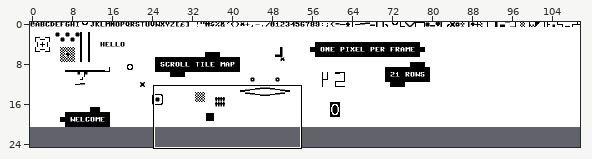
An edit to a level. Tiled map, resources/tile-map.tmx. The picture above shows the old version from afar; the outline marks the close-up.
Close-up. As it was:
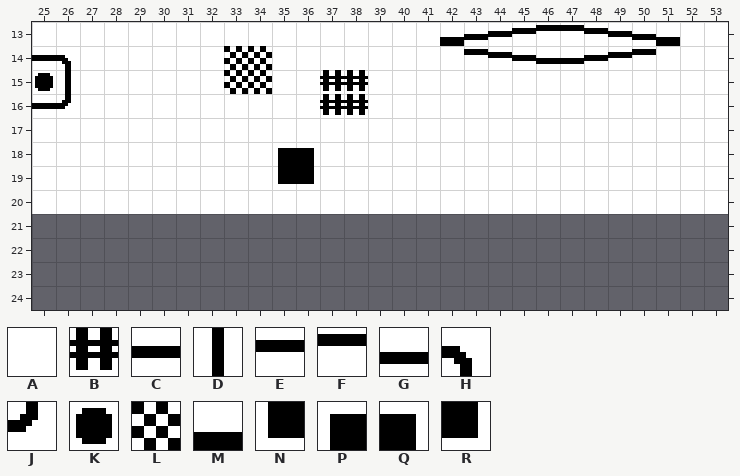
Cells are 8x8 px. Shown: x 25..53, y 13..24. The commit also changed other parts of the map, which this record leaves out. The old version is drawn lined up with the new one.
Key: from "charset-1": A 32, B 35, C 64, D 66, E 68, F 69, G 70, H 73, J 75, K 81, L 102, M 121, N 204, P 207, Q 208, R 250.
_ is an empty cell.
Layer "Tile Layer 1" before, first column x 25:
13 AAAAAAAAAAAAAAAAAMGCEFFECGMAA
14 CHAAAAAALLAAAAAAAAFECGGCEFAAA
15 KDAAAAAALLAABBAAAAAAAAAAAAAAA
16 CJAAAAAAAAAABBAAAAAAAAAAAAAAA
17 AAAAAAAAAAAAAAAAAAAAAAAAAAAAA
18 AAAAAAAAAAPQAAAAAAAAAAAAAAAAA
19 AAAAAAAAAANRAAAAAAAAAAAAAAAAA
20 AAAAAAAAAAAAAAAAAAAAAAAAAAAAA
21 _____________________________
22 _____________________________
23 _____________________________
24 _____________________________
New version:
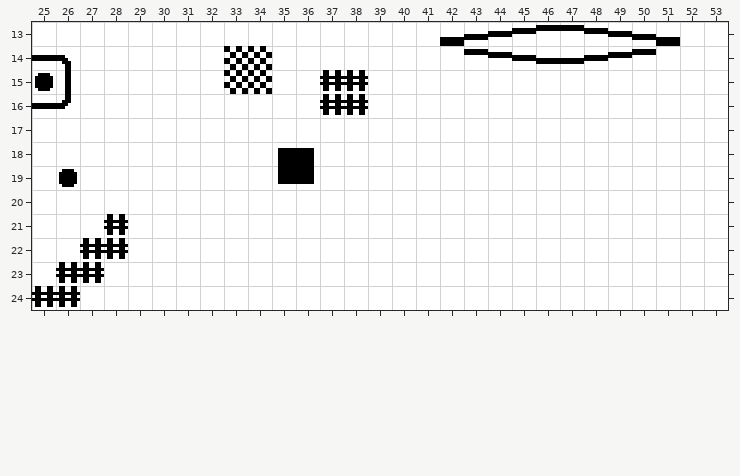
The edit:
map size 256x21 -> 256x25 cells
Layer "Tile Layer 1":
Tile A now appears in row 21 at x 25 to 27 and 29 to 53; in row 22 at x 25 to 26 and 29 to 53; in row 23 at x 25 and 28 to 53; in row 24 at x 27 to 53.
Tile B now appears in row 21 at x 28; in row 22 at x 27 to 28; in row 23 at x 26 to 27; in row 24 at x 25 to 26.
The author changed tile A to tile K in row 19 at x 26.
Boxes around the changes in both close-ups, in picture pixels (x1, y1, x2, y2):
changed: (59, 169, 77, 187)
added: (32, 214, 728, 310)
